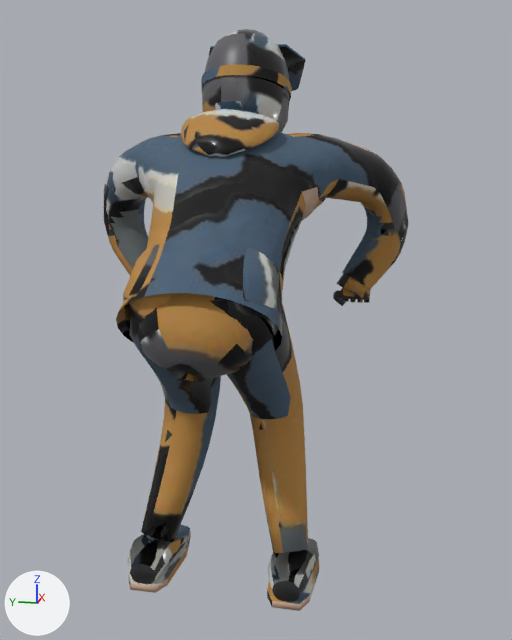
The glTF model public/models/rider-street-lod.glb as it was, and as the next commit left it.
Before and after are seen from a 50 mm lens placed at (-1.227, -0.447, 1.23), pointed at (0.687, -0.065, 0.752). Every picture has the same lights, and +X, +Y and +Z are marked at lower left. The picture after the commit comes second. Vertices at exactly the same position are counted once.

Script lines for the objects in view, before the commit:
```python
me_rider = bpy.data.meshes.new('rider')
me_rider.from_pydata(...)  # 3093 vertices, 5879 faces; spans x 0.22..1.15, y -0.48..0.48, z 0.03..1.55
me_rider.materials.append(mat_rider_rookie)
ob_rider = bpy.data.objects.new('rider', me_rider)
ob_rider.location = (0.0, 0.0, 0.0)
```
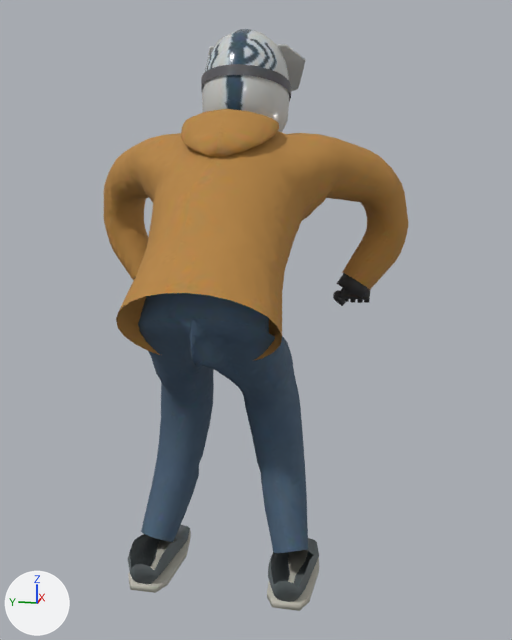
Location of each change, [x1, y1, x2, y2] in pixels of the pictures (512 x 640 px; the box of a moved part takes in the faces that stretch with it):
```json
{"part": 1, "of": "me_rider", "change": "moved or reshaped", "before": [111, 37, 377, 553], "after": [104, 29, 408, 553]}
{"part": 2, "of": "me_rider", "change": "surface changed", "before": [104, 29, 408, 611], "after": [104, 29, 408, 611], "on screen": "lighter"}
```

Edits to the scene script, one JSON object a line:
```json
{"block": "me_rider", "where": "# used by ob_rider; location = (0.0, 0.0, 0.0)"}
{"op": "remove", "block": "me_rider", "code": "me_rider.from_pydata(...)  # 3093 vertices, 5879 faces; spans x 0.22..1.15, y -0.48..0.48, z 0.03..1.55"}
{"op": "add", "block": "me_rider", "code": "me_rider.from_pydata(...)  # 3120 vertices, 5880 faces; spans x 0.23..1.15, y -0.48..0.48, z 0.03..1.55"}
{"block": "me_rider", "change": "me_rider part 1: 74 vertices moved from x 0.41..0.94, y -0.32..0.36, z 0.18..1.22 to x 0.43..0.94, y -0.32..0.36, z 0.21..1.22; 601 vertices removed from x 0.22..1.0, y -0.4..0.4, z 0.19..1.54; 618 vertices added at x 0.27..1.0, y -0.47..0.47, z 0.12..1.55"}
{"block": "me_rider", "change": "me_rider part 2: 3981 kept faces spanning x 0.23..1.15, y -0.48..0.48, z 0.03..1.55 get new texture (UV) coordinates"}
{"block": "me_rider", "change": "other edits to the shape of me_rider do not show in these pictures"}
```
